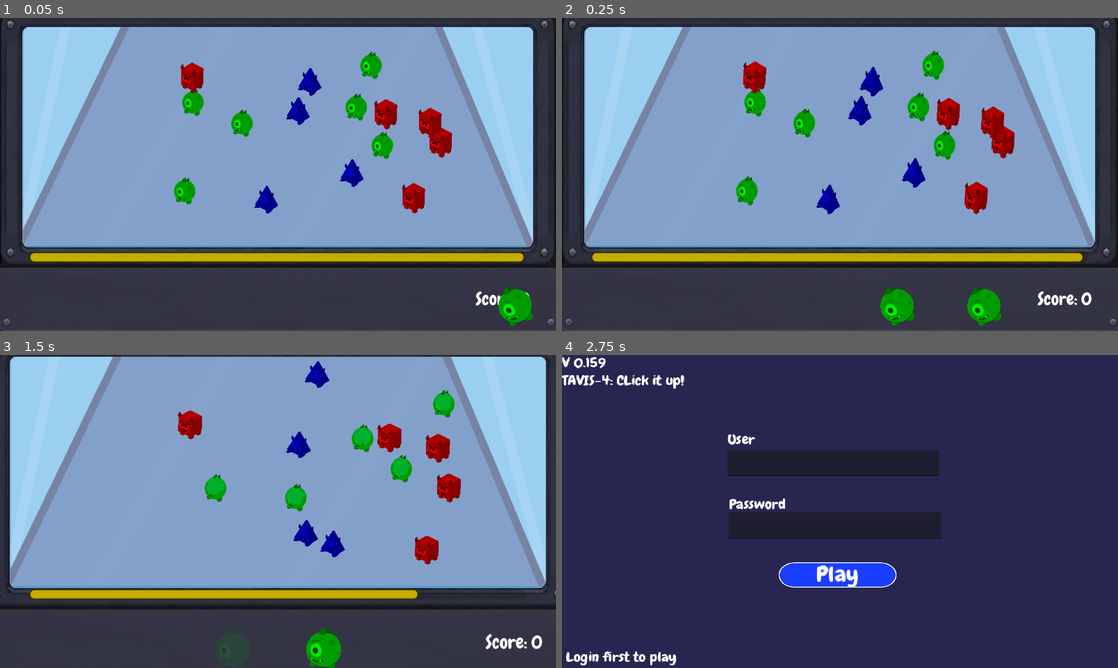
Above: before the commit, frames 1-4 (two rows, left to right).
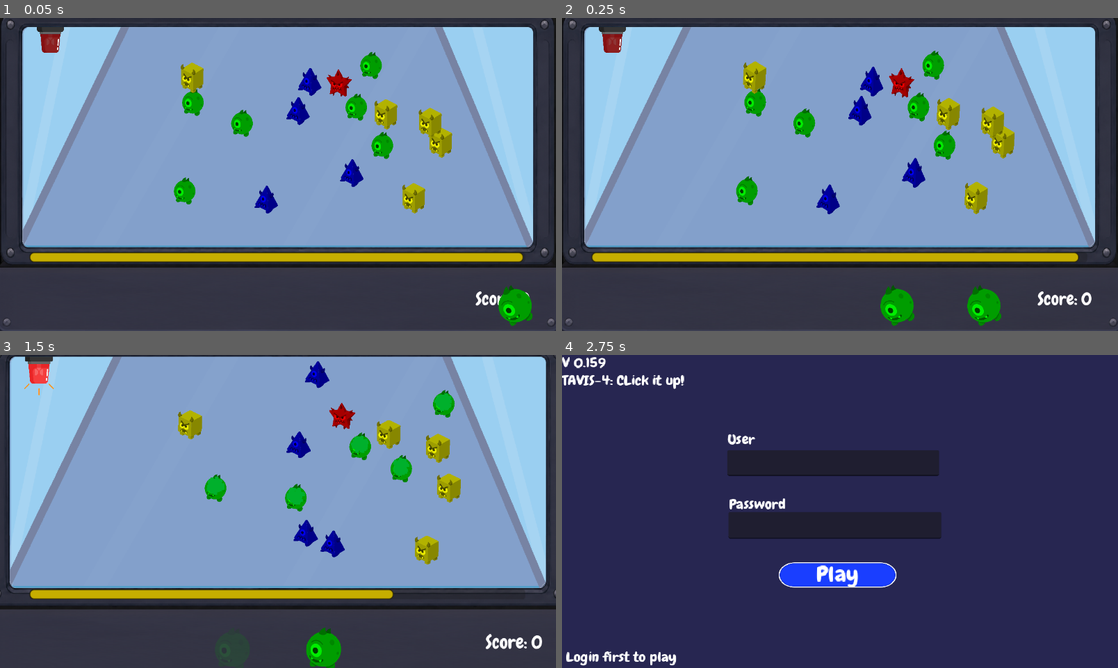
Above: after the commit, the same moments.

Repository: Hunter-Soft/Prototipo-MonstrosSA
Game: Godot game, scene res://Scenes/Level01Test.tscn
Two runs of this game, one before a commit and one after it. Both use one fixed random seed, a clock stepped at 60 frames per second and the inputs below. This scene is started directly instead of the project's main scene.
Inputs (mouse positions are in pixels of both pictures, inside the frame that each line leads up to):
- Up to frame 1 (0.05 s): no input
- Up to frame 2 (0.25 s): no input
- Up to frame 3 (1.5 s): tap Enter (ui_accept) at 0.5 s; drag from (194, 439) to (266, 536) at 0.52 s; drag from (300, 533) to (316, 383) at 1.27 s
- Up to frame 4 (2.75 s): move the mouse to (878, 380) at 2.02 s; tap Tab (login) at 2.1 s; click (878, 380) at 2.17 s

The runs differ from the first frame. In frame 1, 2.1% of the frame differs, in the area x 6-95%, y 2-78%; in frame 2, 2.2%; in frame 3, 2.6%, in the area x 4-83%, y 0-78%; in frame 4, nothing differs.

Commit message:
V0.166: Adição do monstro Urgente

Diff:
--- a/tavis_4_project/Objects/Prefabs/monsterController.gd
+++ b/tavis_4_project/Objects/Prefabs/monsterController.gd
@@ -52,13 +52,16 @@
 
 	match monster_type:
 		monsterType.Example_01:
-			mat.set_shader_parameter("tint_color", Color.RED)
+			mat.set_shader_parameter("tint_color", Color.YELLOW)
 
 		monsterType.Example_02:
 			mat.set_shader_parameter("tint_color", Color.GREEN)
 
 		monsterType.Example_03:
 			mat.set_shader_parameter("tint_color", Color.BLUE)
+
+		monsterType.Urgent:
+			mat.set_shader_parameter("tint_color", Color.RED)
 
 	action_timer.wait_time = action_cooldown
 	action_timer.connect("timeout", func():
--- a/tavis_4_project/Objects/Prefabs/monster_urgent.tscn
+++ b/tavis_4_project/Objects/Prefabs/monster_urgent.tscn
@@ -1,6 +1,11 @@
 [gd_scene format=3 uid="uid://dq3e8vv4rwtml"]
 
 [ext_resource type="PackedScene" uid="uid://dqx2f22av42p5" path="res://Objects/Prefabs/Monster1.tscn" id="1_hdk3y"]
+[ext_resource type="SpriteFrames" uid="uid://4eg6pexg1rfq" path="res://Objects/Resources/Visuals/monsterUrgent.tres" id="2_e0oym"]
 
 [node name="MonsterUrgent" unique_id=1365438596 instance=ExtResource("1_hdk3y")]
 monster_type = 3
+
+[node name="AnimatedSprite2D" parent="feet_pivot" parent_id_path=PackedInt32Array(1936517217) index="0" unique_id=448399411]
+scale = Vector2(0.052373163, 0.052373186)
+sprite_frames = ExtResource("2_e0oym")
--- a/tavis_4_project/Objects/Prefabs/orderManager.gd
+++ b/tavis_4_project/Objects/Prefabs/orderManager.gd
@@ -4,6 +4,8 @@
 signal completed_order
 signal mistaken_monster_order
 signal right_monster_order
+signal emergency_order
+signal completed_emergency_order
 
 @export var monster_sprites: Array[SpriteFrames]
 @export var transparent_clicked_monsters: bool = true
@@ -69,7 +71,7 @@
 
 		match order_list[i]:
 			MonsterController.monsterType.Example_01:
-				new_flag.modulate = Color.RED
+				new_flag.modulate = Color.YELLOW
 
 			MonsterController.monsterType.Example_02:
 				new_flag.modulate = Color.GREEN
@@ -97,8 +99,24 @@
 		children[i].position = Vector2(start_x + i * offset.x, 680)
 
 func selectMonster(monster: MonsterController) -> void:
-	if order_list.is_empty():
+	if order_list.is_empty() && monster.monster_type != monster.monsterType.Urgent:
 		return
+
+	if monster.monster_type  == monster.monsterType.Urgent:
+		print("PEGA LADRÃO")
+		completed_emergency_order.emit()
+
+		var new_particle: CPUParticles2D = correct_particles.instantiate()
+		new_particle.global_position = monster.global_position
+		get_tree().root.add_child(new_particle)
+
+		var new_sfxs: AudioStreamPlayer2D = correct_monster_SFX_scene.instantiate()
+		new_sfxs.global_position = monster.global_position
+		get_tree().root.add_child(new_sfxs)
+
+		monster.queue_free()
+		return
+		#NICOLLAS
 
 	var clicked_type = monster.monster_type
 	var expected_type = order_list[0]
@@ -106,10 +124,12 @@
 	print("Clicked:", clicked_type)
 	print("Expected:", expected_type)
 
+
 	if clicked_type != expected_type:
 		print("Wrong monster!")
 		mistaken_monster_order.emit()
 		return
+
 
 	monster.delivered.emit()
 	right_monster_order.emit()
--- /dev/null
+++ b/tavis_4_project/Objects/Resources/Visuals/monsterUrgent.tres
@@ -0,0 +1,14 @@
+[gd_resource type="SpriteFrames" format=3 uid="uid://4eg6pexg1rfq"]
+
+[ext_resource type="Texture2D" uid="uid://bclmk5rj4egdt" path="res://Sprites/Estrela.png" id="1_631pd"]
+
+[resource]
+animations = [{
+"frames": [{
+"duration": 1.0,
+"texture": ExtResource("1_631pd")
+}],
+"loop": true,
+"name": &"Idle",
+"speed": 5.0
+}]
--- a/tavis_4_project/Scenes/Level01Test.tscn
+++ b/tavis_4_project/Scenes/Level01Test.tscn
@@ -20,6 +20,8 @@
 [ext_resource type="Texture2D" uid="uid://cjjask0eo0v6b" path="res://Sprites/UI/1.png" id="16_s1wt5"]
 [ext_resource type="Texture2D" uid="uid://6k1oy86rer1k" path="res://Sprites/UI/2.png" id="17_5xslw"]
 [ext_resource type="Texture2D" uid="uid://d1thollonomv7" path="res://Sprites/UI/Botão.png" id="19_ckl3y"]
+[ext_resource type="Texture2D" uid="uid://g8p35ki5fctr" path="res://Sprites/RedBeacon2.png" id="21_i2mgh"]
+[ext_resource type="Texture2D" uid="uid://jlb40oscqthp" path="res://Sprites/RedBeacon.png" id="22_u5k7e"]
 
 [sub_resource type="Animation" id="Animation_qavo7"]
 length = 0.001
@@ -80,6 +82,28 @@
 font = ExtResource("15_s1wt5")
 font_size = 48
 
+[sub_resource type="SpriteFrames" id="SpriteFrames_6wh8y"]
+animations = [{
+"frames": [{
+"duration": 1.0,
+"texture": ExtResource("21_i2mgh")
+}, {
+"duration": 1.0,
+"texture": ExtResource("22_u5k7e")
+}],
+"loop": true,
+"name": &"Active",
+"speed": 2.0
+}, {
+"frames": [{
+"duration": 1.0,
+"texture": ExtResource("21_i2mgh")
+}],
+"loop": true,
+"name": &"Default",
+"speed": 5.0
+}]
+
 [node name="Level01Test" type="Node2D" unique_id=872439788]
 position = Vector2(0, -29)
 script = ExtResource("1_anx0o")
@@ -312,4 +336,12 @@
 patch_margin_right = 33
 patch_margin_bottom = 34
 
+[node name="RedBeacon" type="AnimatedSprite2D" parent="." unique_id=2015765158]
+position = Vector2(116, 87)
+rotation = 3.1415927
+scale = Vector2(0.28268915, 0.28268915)
+sprite_frames = SubResource("SpriteFrames_6wh8y")
+animation = &"Active"
+frame_progress = 0.50500417
+
 [connection signal="pressed" from="Game_Over/Button2" to="." method="gameOver"]
--- a/tavis_4_project/Scenes/gameManager.gd
+++ b/tavis_4_project/Scenes/gameManager.gd
@@ -8,17 +8,22 @@
 @onready var wrong_sound: AudioStreamPlayer = $WrongSound
 @onready var level_label: Label = $Level
 @onready var score_label: Label = $Score
+@onready var emergency_monster_scene: PackedScene = load("res://Objects/Prefabs/monster_urgent.tscn")
 
 #@onready var delivery_area: DeliveryZone = $DeliveryArea
 #@onready var delivery_zone: CollisionShape2D = $DeliveryArea/DeliveryZone
 @onready var life_timer: LifeTimer = $CanvasLayer
 @onready var order_manager: OrderManager = $OrderManager
 @onready var spawner_component: SpawnerComponent = $SpawnerComponent
+
 @export var monster_type_list: Dictionary
+
+@export var in_emergency: bool = false
 
 @export_subgroup("Timer")
 @export var max_time: float = 30
 @export var damage_per_second: float = 1
+@export var emergency_modifier: float = 1
 @export var time_regen: float = 10
 
 var current_phase := 1
@@ -29,12 +34,27 @@
 func _ready() -> void:
 	ServerData.in_game = true
 
+	order_manager.connect("completed_emergency_order", func():
+		$RedBeacon.play("Default")
+		in_emergency = false
+		pass
+	)
+	order_manager.connect("emergency_order", func():
+		if !in_emergency:
+			$RedBeacon.play("Active")
+			in_emergency = true
+			spawner_component.spawnEnemies([emergency_monster_scene], true)
+			spawner_component.resetSpawner()
+	)
+	#order_manager.emergency_order.emit()
 	spawner_component.connect("monster_type_list_changed", func(type_list):
 		monster_type_list = type_list
 		print("Monstros disponíveis:", monster_type_list)
 	)
 
 	order_manager.connect("completed_order", func():
+		#order_manager.emergency_order.emit()
+
 		complete_sound.play()
 		current_phase += 1
 		level += 1
--- a/tavis_4_project/Scripts/timer.gd
+++ b/tavis_4_project/Scripts/timer.gd
@@ -21,7 +21,10 @@
 	if game_over_called:
 		return
 
-	current_time -= delta * game_manager.damage_per_second
+	if !game_manager.in_emergency:
+		current_time -= delta * game_manager.damage_per_second
+	elif game_manager.in_emergency:
+		current_time -= delta * (game_manager.damage_per_second + game_manager.emergency_modifier)
 
 	if current_time <= 0:
 		current_time = 0
--- a/tavis_4_project/spawnerComponent.gd
+++ b/tavis_4_project/spawnerComponent.gd
@@ -2,6 +2,8 @@
 extends Node2D
 
 signal monster_type_list_changed(type_list: Dictionary)
+
+@onready var game_manager: GameManager = $".."
 
 @export var ready_to_spawn: bool = false
 var spawned: bool
@@ -10,6 +12,8 @@
 var monster_slot_list: Array[int]
 
 var counted: bool
+
+var monster_types_in_game: MonsterController.monsterType
 
 @export var monster_type_list: Dictionary = {
 }
@@ -34,7 +38,7 @@
 	if !spawned && ready_to_spawn:
 		var x = chooseMonsters()
 		#print(x)
-		spawnEnemies(x)
+		spawnEnemies(x, false)
 	#pass
 
 #func chooseMonsters() -> Array[PackedScene]:
@@ -68,9 +72,12 @@
 	monsters_to_spawn = 0
 	return result
 
-func spawnEnemies(monster_to_spawn_list: Array[PackedScene]) -> void:
+func spawnEnemies(monster_to_spawn_list: Array[PackedScene], special_case: bool) -> void:
+
+
+
 	for monster in monster_to_spawn_list:
-		if current_monsters >= max_monsters:
+		if current_monsters >= max_monsters && !special_case:
 			break
 
 		var new_monster: Node2D = monster.instantiate()
@@ -82,8 +89,13 @@
 		monster_list.append(new_monster)
 		$"../==MonsterHolder==".add_child(new_monster)
 
-	checkTypeNumber()
-	get_parent().monster_data_ready.emit()
+	var urgent_rng = randf()
+	if urgent_rng <= 1:
+		game_manager.order_manager.emergency_order.emit()
+
+	if monster_list[0].monster_type != monster_list[0].monsterType.Urgent:
+		checkTypeNumber()
+		get_parent().monster_data_ready.emit()
 
 	spawned = true
 	ready_to_spawn = false
@@ -139,7 +151,7 @@
 			current_monsters += 1
 
 	for monster: MonsterController in monster_list:
-		if monster == null:
+		if monster == null || monster.monster_type == 3:
 			continue
 
 		monster_type_list[monster.monster_type] = monster_type_list.get(monster.monster_type, 0) + 1
Binary file changed: tavis_4_project/Sprites/Estrela.png
Binary file added: tavis_4_project/Sprites/RedBeacon.png
Not shown, added: tavis_4_project/Sprites/RedBeacon.png.import
Binary file added: tavis_4_project/Sprites/RedBeacon2.png
Not shown, added: tavis_4_project/Sprites/RedBeacon2.png.import
Not shown, changed: tavis_4_project/export_presets.cfg
